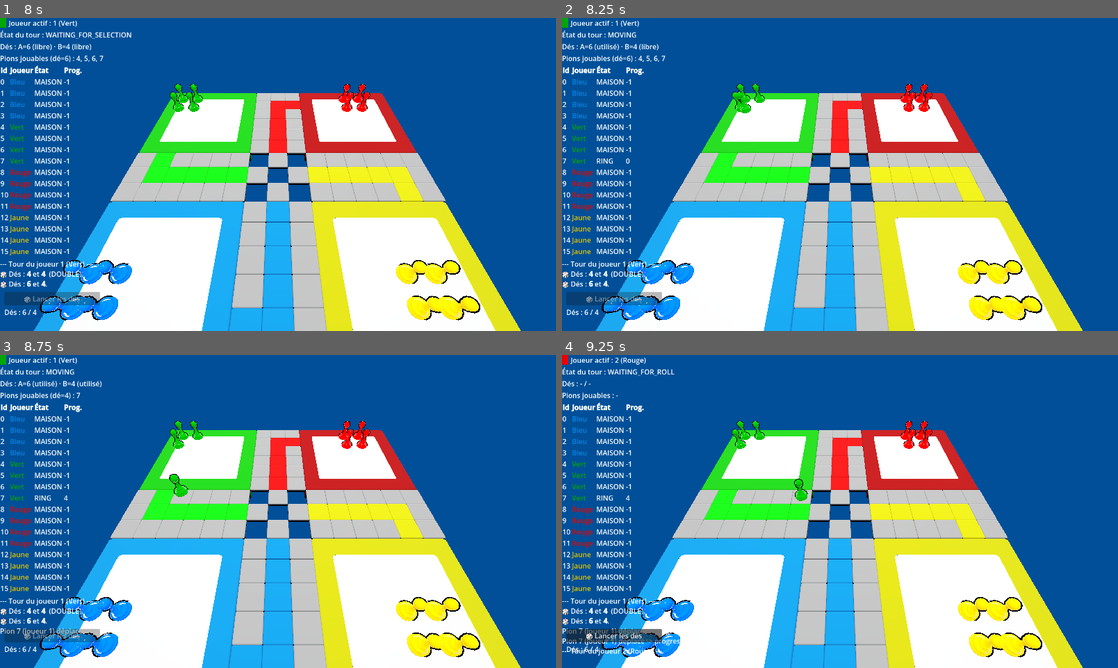
Above: before the commit, frames 1-4 (two rows, left to right).
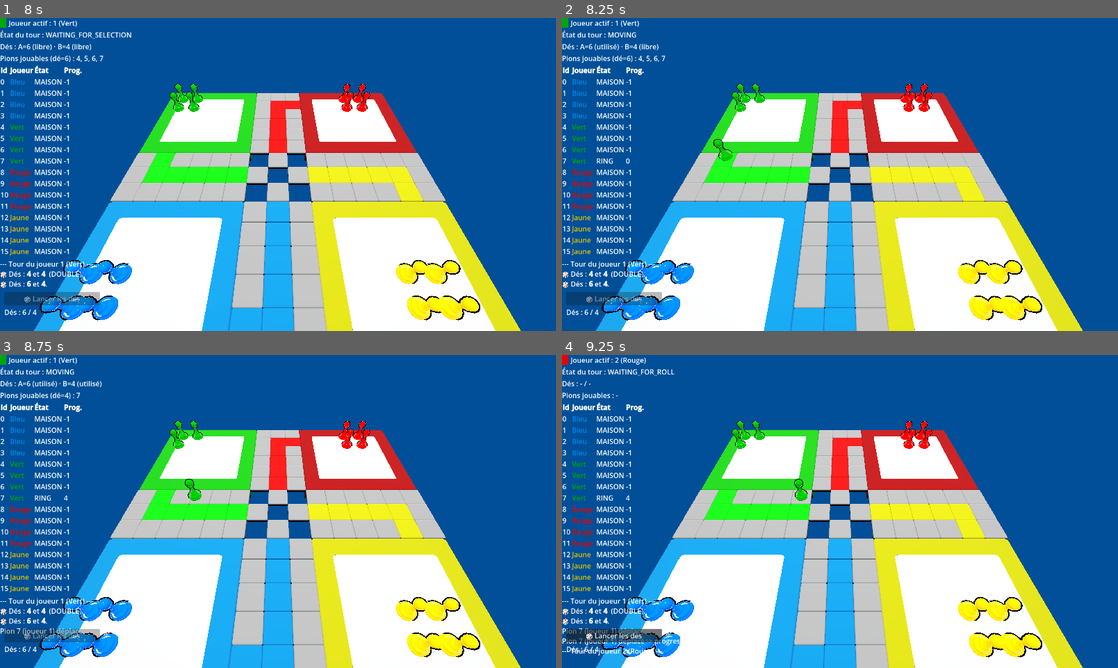
Above: after the commit, the same moments.

Repository: Davelerino/ludo-game
Game: Godot game, scene res://scenes/ui/main_menu.tscn
Same seed, same stepped clock (60 frames per second), same inputs: the game is played once before the commit and once after it.
Inputs (mouse positions are in pixels of both pictures, inside the frame that each line leads up to):
- Up to frame 1 (8 s): click "Jouer" at 0.5 s; click "🎲 Lancer les dés" at 1.25 s; click "🎲 Lancer les dés" at 2 s; tap Enter at 2.75, 4.25, 5.75 s; move the mouse to (400, 158) at 2.77 s; press the mouse at (400, 158) at 2.78 s; release the mouse at (400, 158) at 3.5 s; tap Space at 3.5, 5, 6.5 s; drag from (166, 190) to (250, 237) at 3.52 s; move the mouse to (333, 105) at 4.27 s; press the mouse at (333, 105) at 4.28 s; release the mouse at (333, 105) at 5 s; drag from (250, 237) to (111, 127) at 5.02 s; move the mouse to (444, 221) at 5.77 s; press the mouse at (444, 221) at 5.78 s; release the mouse at (444, 221) at 6.5 s; drag from (111, 127) to (194, 96) at 6.52 s; move the mouse to (305, 174) at 7.27 s; press the mouse at (305, 174) at 7.28 s
- Up to frame 2 (8.25 s): release the mouse at (867, 174) at 8 s; drag from (756, 96) to (728, 190) at 8.02 s
- Up to frame 3 (8.75 s): no input
- Up to frame 4 (9.25 s): move the mouse to (962, 495) at 8.77 s; press the mouse at (962, 495) at 8.78 s

Frame 1 is identical in both runs. In frame 2, 0.2% of the frame differs, in the area x 27-34%, y 23-46%; in frame 3, 0.2%, in the area x 30-37%, y 38-47%; in frame 4, nothing differs.

Commit message:
Remplace le saut en arc par une courbe d'interpolation reglable
Retour au glissement plat case par case (l'arc n'etait pas l'effet
recherche) ; la courbe Tween (transition/ease) devient un reglage
expose dans BoardTuning, modifiable depuis l'inspecteur sans toucher
au code. La duree totale quasi-fixe par coup est conservee.

Co-Authored-By: Claude Sonnet 5 <noreply@anthropic.com>

Diff:
--- a/resources/BoardTuning.tres
+++ b/resources/BoardTuning.tres
@@ -10,7 +10,8 @@
 pawn_lift_height = 0.5
 move_total_duration = 0.5
 move_min_hop_duration = 0.12
-hop_height = 0.18
+move_transition = 10
+move_ease = 1
 capture_duration = 0.5
 player_colors = Array[Color]([Color(1, 0, 0, 1), Color(0, 0, 1, 1), Color(0, 1, 0, 1), Color(1, 1, 0, 1)])
 player_names = Array[String](["Rouge", "Bleu", "Vert", "Jaune"])
--- a/resources/board_tuning.gd
+++ b/resources/board_tuning.gd
@@ -20,13 +20,18 @@
 
 @export_group("Animation")
 ## Budget de durée pour TOUT le déplacement d'un pion (pas par case) — voir
-## PawnController.compute_hop_duration().
+## PawnController.compute_segment_duration().
 @export var move_total_duration: float = 0.5
-## Plancher de durée par saut, pour que les sauts restent lisibles même sur
-## un long trajet (dé de 6) où le budget total serait sinon réparti trop finement.
+## Plancher de durée par segment, pour que chaque case franchie reste lisible
+## même sur un long trajet (dé de 6) où le budget total serait sinon réparti
+## trop finement.
 @export var move_min_hop_duration: float = 0.12
-## Hauteur (unités monde) de l'arc parabolique de chaque saut.
-@export var hop_height: float = 0.18
+## Courbe d'interpolation du glissement (case par case) — modifiable dans
+## l'inspecteur pour essayer différents ressentis : BACK = petit "punch" à
+## l'arrivée, EXPO/CUBIC = démarrage vif, ELASTIC = rebond élastique,
+## BOUNCE = rebonds successifs...
+@export var move_transition: Tween.TransitionType = Tween.TRANS_BACK
+@export var move_ease: Tween.EaseType = Tween.EASE_OUT
 @export var capture_duration: float = 0.5
 
 @export_group("Joueurs")
--- a/scripts/core/pawn_controller.gd
+++ b/scripts/core/pawn_controller.gd
@@ -160,14 +160,11 @@
 
 	var total_duration: float = board_tuning.move_total_duration if board_tuning else 0.5
 	var min_hop: float = board_tuning.move_min_hop_duration if board_tuning else 0.12
-	var height: float = board_tuning.hop_height if board_tuning else 0.18
-	var hop_duration: float = compute_hop_duration(total_duration, min_hop, waypoints.size())
+	var segment_duration: float = compute_segment_duration(total_duration, min_hop, waypoints.size())
 
 	var tween: Tween = create_tween()
-	var current_from: Vector3 = node.position
 	for waypoint in waypoints:
-		_append_hop(tween, node, current_from, waypoint, hop_duration, height)
-		current_from = waypoint
+		_append_move_segment(tween, node, waypoint, segment_duration)
 
 	if not capture_info.is_empty():
 		_append_capture_stage(tween, capture_info)
@@ -188,7 +185,8 @@
 	if victim_node == null or not is_instance_valid(victim_node):
 		return
 	var cap_duration: float = board_tuning.capture_duration if board_tuning else 0.5
-	var height: float = board_tuning.hop_height if board_tuning else 0.18
+	var trans: Tween.TransitionType = board_tuning.move_transition if board_tuning else Tween.TRANS_SINE
+	var ease_type: Tween.EaseType = board_tuning.move_ease if board_tuning else Tween.EASE_IN_OUT
 	# victim.state est déjà CAPTURED (apply_move() l'a déjà mutée par
 	# référence), donc cell_world_position(victim) résout sa nouvelle case de
 	# zone de capture.
@@ -196,26 +194,29 @@
 	# Point de départ explicite (case ring d'avant capture, dérivée du snapshot
 	# pré-mutation) plutôt que la transform courante du nœud — plus robuste.
 	var victim_from: Vector3 = board_manager.world_position_for_progress(victim.player, capture_info.old_progress)
-	_append_hop(tween, victim_node, victim_from, victim_target, cap_duration, height)
-
-
-## Durée d'un saut individuel : le budget total (`total_duration`) est réparti
-## sur toutes les cases du trajet (`waypoint_count`), avec un plancher
+	tween.tween_property(victim_node, "position", victim_target, cap_duration)\
+		.from(victim_from)\
+		.set_trans(trans).set_ease(ease_type)
+
+
+## Durée d'un segment individuel : le budget total (`total_duration`) est
+## réparti sur toutes les cases du trajet (`waypoint_count`), avec un plancher
 ## (`min_hop_duration`) pour rester lisible sur les longs coups — voir
-## tests/test_pawn_hop_duration.gd. Fonction pure, testable sans scène.
-static func compute_hop_duration(total_duration: float, min_hop_duration: float, waypoint_count: int) -> float:
+## tests/test_pawn_move_duration.gd. Fonction pure, testable sans scène.
+static func compute_segment_duration(total_duration: float, min_hop_duration: float, waypoint_count: int) -> float:
 	return max(min_hop_duration, total_duration / max(1, waypoint_count))
 
 
-## Ajoute un segment de saut en arc (parabole verticale) au tween, de
-## `from_pos` vers `to_pos`. Remplace le glissement plat : `t` est déjà "eased"
-## par set_trans()/set_ease() avant d'arriver dans le callback (comportement
-## standard de tween_method(), identique à tween_property()).
-func _append_hop(tween: Tween, node: Node3D, from_pos: Vector3, to_pos: Vector3, duration: float, height: float) -> void:
-	var updater := func(t: float) -> void:
-		node.position = from_pos.lerp(to_pos, t) + Vector3.UP * height * (4.0 * t * (1.0 - t))
-	tween.tween_method(updater, 0.0, 1.0, duration)\
-		.set_trans(Tween.TRANS_SINE).set_ease(Tween.EASE_IN_OUT)
+## Ajoute un segment de déplacement au tween (glissement plat, poursuit
+## depuis la position courante du nœud — comportement standard de
+## tween_property() quand les segments sont chaînés sur le même Tween). La
+## courbe d'interpolation vient de BoardTuning.move_transition/move_ease
+## (réglable dans l'inspecteur, voir board_tuning.gd).
+func _append_move_segment(tween: Tween, node: Node3D, to_pos: Vector3, duration: float) -> void:
+	var trans: Tween.TransitionType = board_tuning.move_transition if board_tuning else Tween.TRANS_SINE
+	var ease_type: Tween.EaseType = board_tuning.move_ease if board_tuning else Tween.EASE_IN_OUT
+	tween.tween_property(node, "position", to_pos, duration)\
+		.set_trans(trans).set_ease(ease_type)
 
 
 ## Rend un ensemble de pions cliquables par le joueur actif (sélection souris,
--- a/tests/test_pawn_hop_duration.gd
+++ /dev/null
@@ -1,65 +0,0 @@
-extends Node
-## Tests de PawnController.compute_hop_duration() — la répartition de la durée
-## totale d'un déplacement sur les sauts individuels (voir GDD "saut en arc,
-## durée quasi-fixe"). Fonction pure : pas de Tween/scène 3D nécessaire ici,
-## mais PawnController référence l'autoload GameEvents en interne, donc ce
-## test doit tourner comme une SCÈNE (pas `--script` bare SceneTree, qui
-## n'initialise pas les autoloads) :
-##
-## Exécution :
-##   godot --headless --quit-after 60 res://tests/test_pawn_hop_duration.tscn
-
-var _pass_count: int = 0
-var _fail_count: int = 0
-
-
-func _ready() -> void:
-	print("=== Tests PawnController.compute_hop_duration() ===\n")
-
-	test_single_hop_gets_full_budget()
-	test_floor_kicks_in_on_long_move()
-	test_monotonic_never_slower_than_single_hop()
-	test_total_time_grows_little_beyond_floor()
-
-	print("\n=== Résultat : %d PASS / %d FAIL ===" % [_pass_count, _fail_count])
-	get_tree().quit(0 if _fail_count == 0 else 1)
-
-
-func _assert(condition: bool, label: String) -> void:
-	if condition:
-		_pass_count += 1
-		print("  [PASS] %s" % label)
-	else:
-		_fail_count += 1
-		print("  [FAIL] %s" % label)
-
-
-# ----------------------------------------------------------------------------
-func test_single_hop_gets_full_budget() -> void:
-	print("-- test_single_hop_gets_full_budget --")
-	var d: float = PawnController.compute_hop_duration(0.5, 0.12, 1)
-	_assert(is_equal_approx(d, 0.5), "un saut unique reçoit tout le budget (0.5)")
-
-
-func test_floor_kicks_in_on_long_move() -> void:
-	print("-- test_floor_kicks_in_on_long_move (dé de 6, budget/6 < plancher) --")
-	var d: float = PawnController.compute_hop_duration(0.5, 0.12, 6)
-	_assert(is_equal_approx(d, 0.12), "le plancher (0.12) s'active quand 0.5/6≈0.083 lui est inférieur")
-
-
-func test_monotonic_never_slower_than_single_hop() -> void:
-	print("-- test_monotonic_never_slower_than_single_hop --")
-	var single: float = PawnController.compute_hop_duration(0.5, 0.12, 1)
-	var all_ok: bool = true
-	for n in range(1, 7):
-		var d: float = PawnController.compute_hop_duration(0.5, 0.12, n)
-		if d > single + 0.0001:
-			all_ok = false
-	_assert(all_ok, "un trajet plus long n'a jamais un saut individuel plus lent qu'un trajet d'une case")
-
-
-func test_total_time_grows_little_beyond_floor() -> void:
-	print("-- test_total_time_grows_little_beyond_floor --")
-	var total_for_6: float = PawnController.compute_hop_duration(0.5, 0.12, 6) * 6
-	_assert(is_equal_approx(total_for_6, 0.72), "durée totale pour 6 cases ≈ 0.72s (plancher × 6)")
-	_assert(total_for_6 < 6 * 0.35, "reste très inférieur à l'ancien comportement proportionnel (6×0.35=2.1s)")
--- a/tests/test_pawn_hop_duration.tscn
+++ /dev/null
@@ -1,6 +0,0 @@
-[gd_scene format=3]
-
-[ext_resource type="Script" path="res://tests/test_pawn_hop_duration.gd" id="1"]
-
-[node name="TestPawnHopDuration" type="Node"]
-script = ExtResource("1")
--- /dev/null
+++ b/tests/test_pawn_move_duration.gd
@@ -0,0 +1,65 @@
+extends Node
+## Tests de PawnController.compute_segment_duration() — la répartition de la
+## durée totale d'un déplacement sur les segments individuels (glissement
+## plat, budget quasi-fixe). Fonction pure : pas de Tween/scène 3D nécessaire
+## ici, mais PawnController référence l'autoload GameEvents en interne, donc
+## ce test doit tourner comme une SCÈNE (pas `--script` bare SceneTree, qui
+## n'initialise pas les autoloads) :
+##
+## Exécution :
+##   godot --headless --quit-after 60 res://tests/test_pawn_move_duration.tscn
+
+var _pass_count: int = 0
+var _fail_count: int = 0
+
+
+func _ready() -> void:
+	print("=== Tests PawnController.compute_segment_duration() ===\n")
+
+	test_single_segment_gets_full_budget()
+	test_floor_kicks_in_on_long_move()
+	test_monotonic_never_slower_than_single_segment()
+	test_total_time_grows_little_beyond_floor()
+
+	print("\n=== Résultat : %d PASS / %d FAIL ===" % [_pass_count, _fail_count])
+	get_tree().quit(0 if _fail_count == 0 else 1)
+
+
+func _assert(condition: bool, label: String) -> void:
+	if condition:
+		_pass_count += 1
+		print("  [PASS] %s" % label)
+	else:
+		_fail_count += 1
+		print("  [FAIL] %s" % label)
+
+
+# ----------------------------------------------------------------------------
+func test_single_segment_gets_full_budget() -> void:
+	print("-- test_single_segment_gets_full_budget --")
+	var d: float = PawnController.compute_segment_duration(0.5, 0.12, 1)
+	_assert(is_equal_approx(d, 0.5), "un segment unique reçoit tout le budget (0.5)")
+
+
+func test_floor_kicks_in_on_long_move() -> void:
+	print("-- test_floor_kicks_in_on_long_move (dé de 6, budget/6 < plancher) --")
+	var d: float = PawnController.compute_segment_duration(0.5, 0.12, 6)
+	_assert(is_equal_approx(d, 0.12), "le plancher (0.12) s'active quand 0.5/6≈0.083 lui est inférieur")
+
+
+func test_monotonic_never_slower_than_single_segment() -> void:
+	print("-- test_monotonic_never_slower_than_single_segment --")
+	var single: float = PawnController.compute_segment_duration(0.5, 0.12, 1)
+	var all_ok: bool = true
+	for n in range(1, 7):
+		var d: float = PawnController.compute_segment_duration(0.5, 0.12, n)
+		if d > single + 0.0001:
+			all_ok = false
+	_assert(all_ok, "un trajet plus long n'a jamais un segment individuel plus lent qu'un trajet d'une case")
+
+
+func test_total_time_grows_little_beyond_floor() -> void:
+	print("-- test_total_time_grows_little_beyond_floor --")
+	var total_for_6: float = PawnController.compute_segment_duration(0.5, 0.12, 6) * 6
+	_assert(is_equal_approx(total_for_6, 0.72), "durée totale pour 6 cases ≈ 0.72s (plancher × 6)")
+	_assert(total_for_6 < 6 * 0.35, "reste très inférieur à l'ancien comportement proportionnel (6×0.35=2.1s)")
--- /dev/null
+++ b/tests/test_pawn_move_duration.tscn
@@ -0,0 +1,6 @@
+[gd_scene format=3]
+
+[ext_resource type="Script" path="res://tests/test_pawn_move_duration.gd" id="1"]
+
+[node name="TestPawnMoveDuration" type="Node"]
+script = ExtResource("1")
